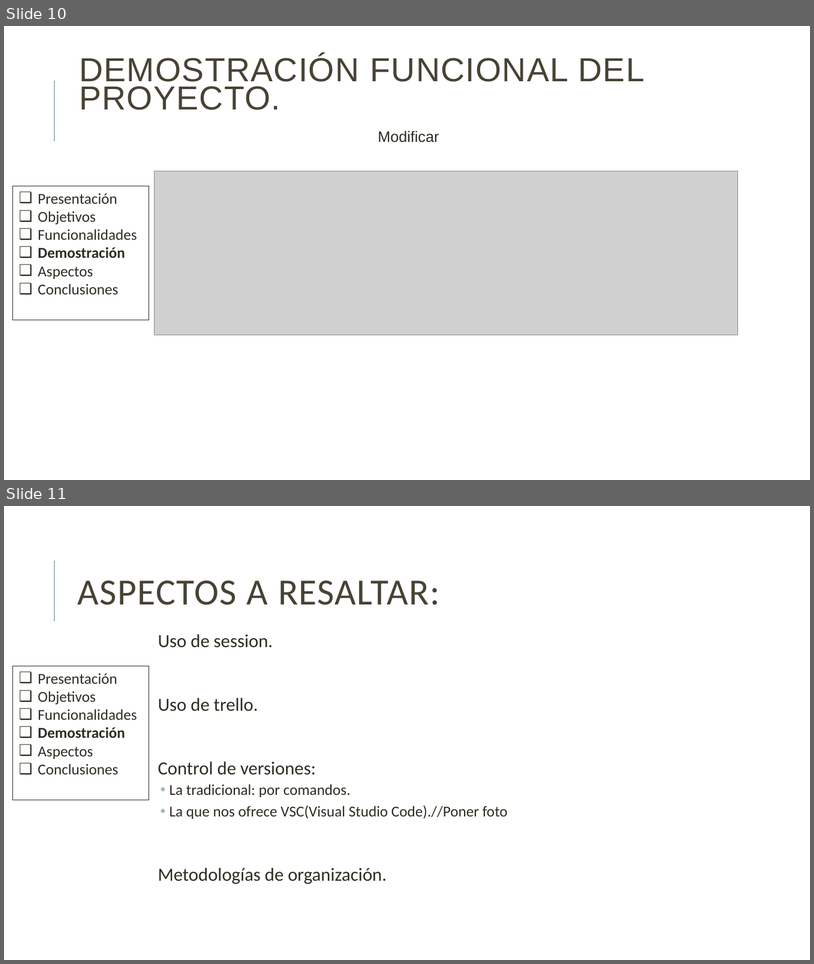
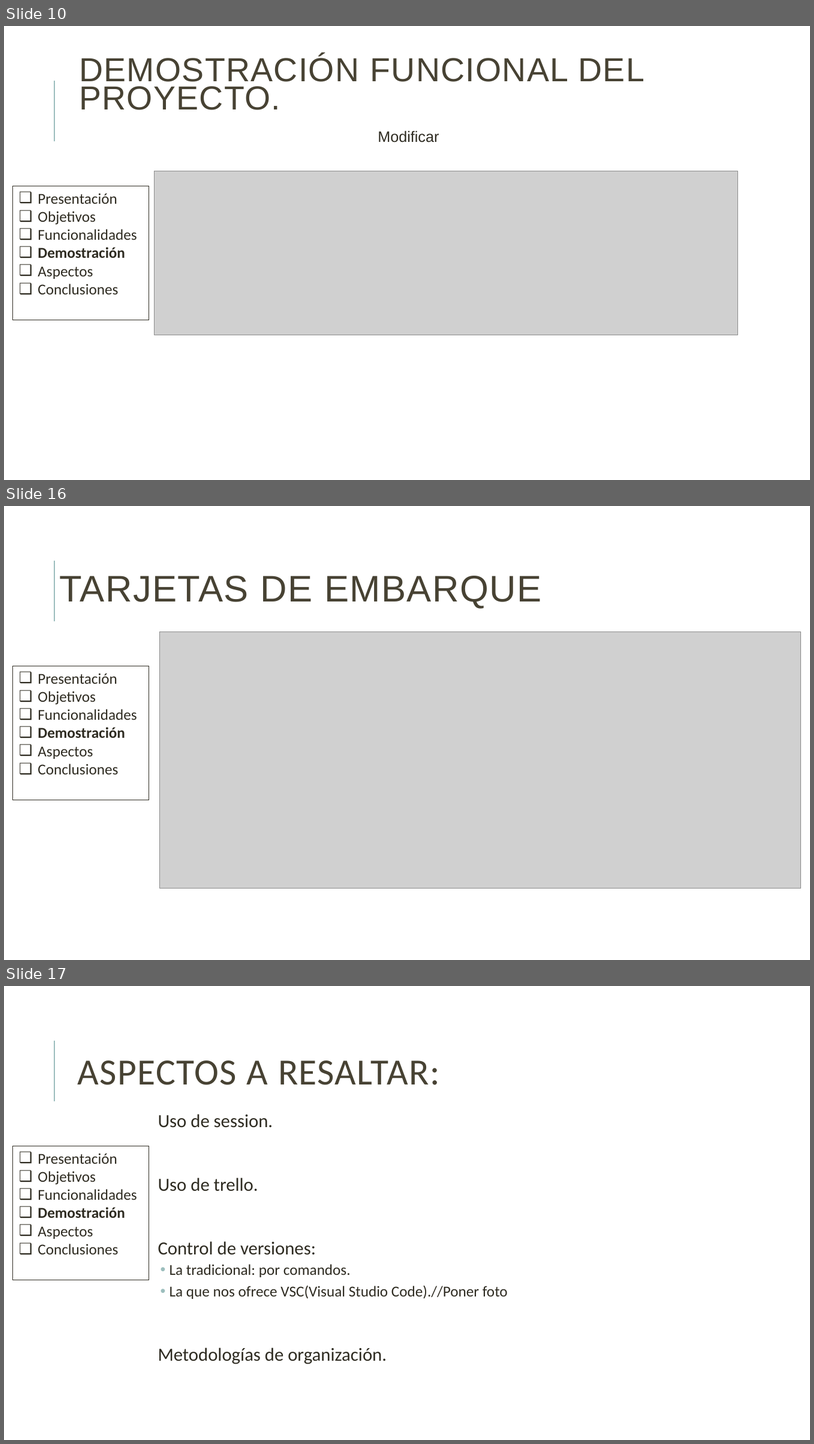
Before and after one commit to danielallhoff/M17-G4-AirDSS, a slide deck: AIRDSS.pptx. Shown one above the other, each under a label of ours: slides 10 and 11 before the commit, slides 10, 16 and 17 after it; the slides between them are not shown. The pictures are 814x964 and 814x1444 pixels, drawn with LibreOffice and Linux fonts; fonts in the diff are those of the drawing; grey boxes stand for pictures. Boxes give left, top, right and bottom in pixels: in the first picture for what was removed or moved away, otherwise in the second. Text is boxed around its words. In the diff, an @@ line names an element or a change of style, - is before the commit and + after.

```diff
--- a/AIRDSS.pptx
+++ b/AIRDSS.pptx
@@ slide 16 added at bbox=[4, 506, 810, 960], background #FFFFFF; not listed: 1 template element that a slide beside it also shows @@
@@ title added at bbox=[59, 576, 542, 608], 44 pt, text #474233 @@
+TARJETAS DE EMBARQUE
@@ picture added at bbox=[160, 632, 802, 888] @@
@@ rectangle added at bbox=[13, 666, 149, 800], outline #2E2B21 0.75 pt, 18 pt, text #2E2B21 @@
+❑ Presentación
+❑ Objetivos
+❑ Funcionalidades
+❑ Demostración
+❑ Aspectos
+❑ Conclusiones
@@ what was slide 11 is now slide 17 @@
```
Also in this commit, not shown: 1 slide changed, 5 other slides added.
